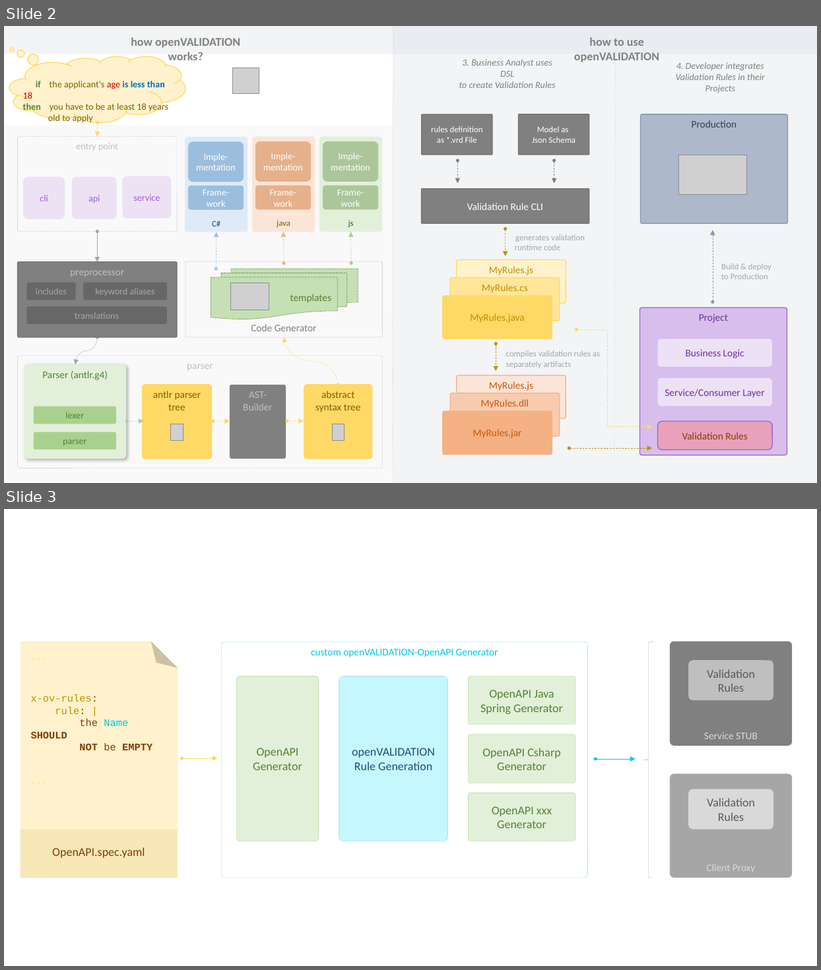
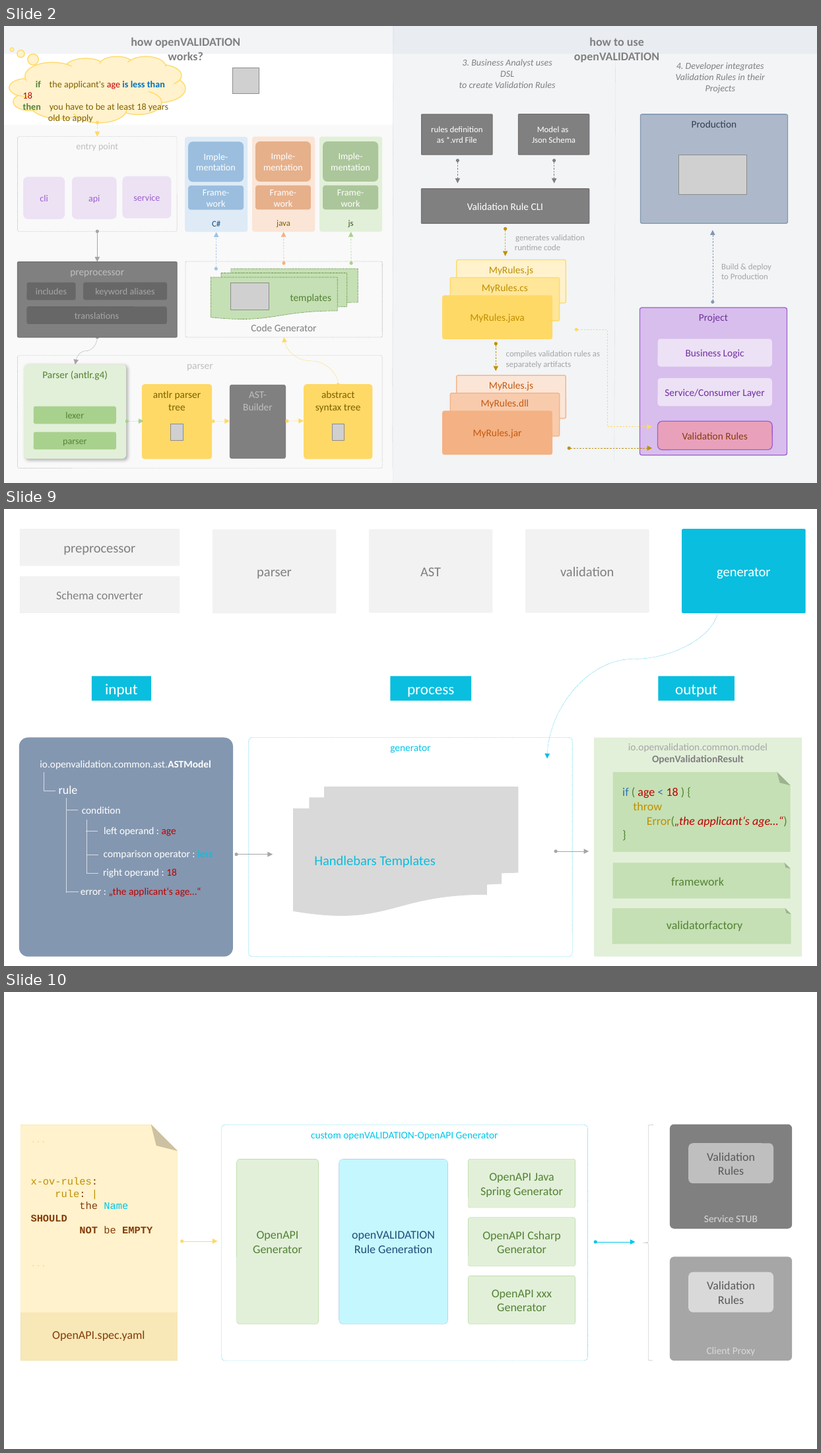
Before and after one commit to openvalidation/openvalidation, a slide deck: docs/ci/Architecture.pptx. Shown one above the other, each under a label of ours: slides 2 and 3 before the commit, slides 2, 9 and 10 after it; the slides between them are not shown. The pictures are 821x970 and 821x1453 pixels, drawn with LibreOffice and Linux fonts; fonts in the diff are those of the drawing; grey boxes stand for pictures. Boxes give left, top, right and bottom in pixels: in the first picture for what was removed or moved away, otherwise in the second. Text is boxed around its words. In the diff, an @@ line names an element or a change of style, - is before the commit and + after.

```diff
--- a/docs/ci/Architecture.pptx
+++ b/docs/ci/Architecture.pptx
@@ slide 9 added at box(4, 509, 817, 966), background #FFFFFF @@
@@ group added at box(20, 529, 806, 613): 6 rounded rectangles @@
+preprocessor
+parser
+generator
+AST
+Schema converter
+validation
@@ curved double arrow added from (718, 609) to (547, 759), #09BEDF 0.25 pt dashed @@
@@ rectangle added at box(92, 676, 152, 700), fill #09BEDF, 18 pt, text #FFFFFF @@
+input
@@ rectangle added at box(391, 676, 472, 700), fill #09BEDF, 18 pt, text #FFFFFF @@
+process
@@ rectangle added at box(659, 676, 735, 700), fill #09BEDF, 18 pt, text #FFFFFF @@
+output
@@ rounded rectangle added at box(19, 738, 234, 957), fill #8497B0 @@
@@ rounded rectangle added at box(249, 738, 572, 957), outline #00C7EA 0.25 pt dashed, 12 pt, text #00C7EA @@
+generator
@@ rectangle added at box(595, 738, 803, 957), fill #E2F0D9, 12 pt, text #A6A6A6 @@
+io.openvalidation.common.model
+OpenValidationResult
@@ text added at box(40, 760, 211, 770), 12 pt, text #FFFFFF @@
+io.openvalidation.common.ast.ASTModel
@@ line added from (44, 772) to (44, 791), #D6DCE5 0.25 pt dashed @@
@@ text added at box(59, 786, 78, 794), 14 pt, text #FFFFFF @@
+rule
@@ folded corner added at box(613, 772, 791, 852), fill #C5E0B4 @@
@@ line added from (55, 791) to (44, 791), #D6DCE5 0.25 pt dashed @@
@@ line added from (66, 799) to (66, 892), #D6DCE5 0.25 pt dashed @@
@@ flow chart multidocument added at box(293, 787, 518, 916), fill #D9D9D9, 16 pt, text #09BEDF @@
+Handlebars Templates
@@ text added at box(622, 788, 787, 827), 14 pt, text #C00000 @@
+if ( age < 18 ) {
+throw
+Error(„the applicant‘s age…“)
+}
@@ line added from (78, 811) to (66, 811), #D6DCE5 0.25 pt dashed @@
@@ text added at box(82, 807, 121, 814), 12 pt, text #FFFFFF @@
+condition
@@ line added from (86, 820) to (86, 873), #D6DCE5 0.25 pt dashed @@
@@ line added from (97, 831) to (86, 831), #D6DCE5 0.25 pt dashed @@
@@ text added at box(104, 827, 176, 836), 12 pt, text #FFFFFF @@
+left operand : age
@@ line added from (98, 855) to (86, 855), #D6DCE5 0.25 pt dashed @@
@@ text added at box(104, 850, 213, 859), 12 pt, text #FFFFFF @@
+comparison operator : less
@@ double arrow added from (236, 855) to (273, 855), #A6A6A6 0.25 pt @@
@@ double arrow added from (556, 852) to (589, 852), #A6A6A6 0.25 pt @@
@@ folded corner added at box(613, 863, 791, 899), fill #C5E0B4 @@
@@ line added from (98, 873) to (86, 873), #D6DCE5 0.25 pt dashed @@
@@ text added at box(103, 869, 177, 878), 12 pt, text #FFFFFF @@
+right operand : 18
@@ text added at box(671, 877, 724, 886), 14 pt, text #548235 @@
+framework
@@ line added from (78, 892) to (67, 892), #D6DCE5 0.25 pt dashed @@
@@ text added at box(81, 888, 201, 897), 12 pt, text #C00000 @@
+error : „the applicant‘s age…“
@@ folded corner added at box(613, 908, 791, 945), fill #C5E0B4 @@
@@ text added at box(667, 921, 743, 931), 14 pt, text #548235 @@
+validatorfactory
@@ what was slide 3 is now slide 10 @@
```
Also in this commit, not shown: 17 other slides added, 1 other file.
